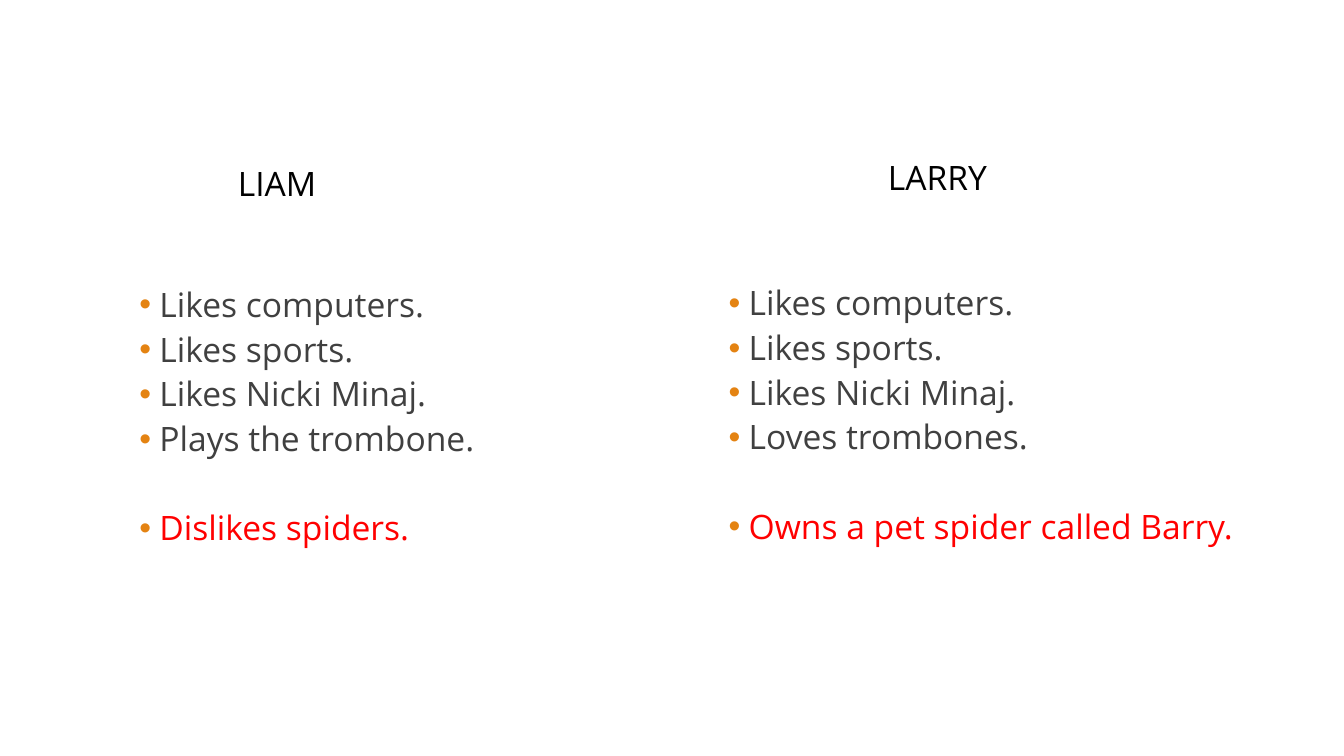
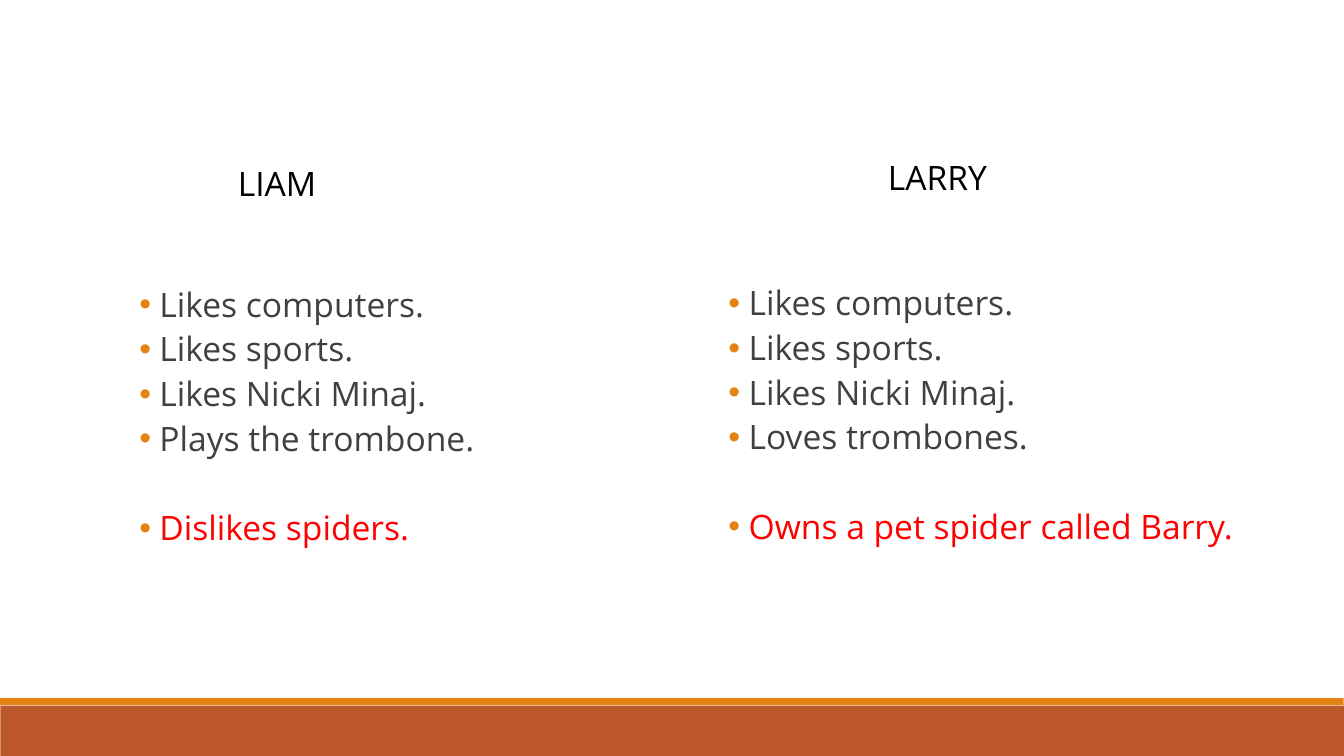
Before and after one commit to dragosthealex/roomies, a slide deck: slide 3 of res/presentation1/final_presentationv2.pptx. Drawn at 1344x756 pixels with LibreOffice and Linux fonts; fonts in the diff are those of the drawing. Boxes give left, top, right and bottom in pixels: in the first picture for what was removed or moved away, otherwise in the second. Text is boxed around its words. In the diff, an @@ line names an element or a change of style, - is before the commit and + after.

```diff
--- a/res/presentation1/final_presentationv2.pptx
+++ b/res/presentation1/final_presentationv2.pptx
@@ rectangle added at (0,706,1344,756), fill #BD582C @@
@@ rectangle added at (0,699,1344,706), fill #E48312 @@
```
Also in this commit, not shown: 11 other slides changed, 4 slides added, 3 slides removed.
